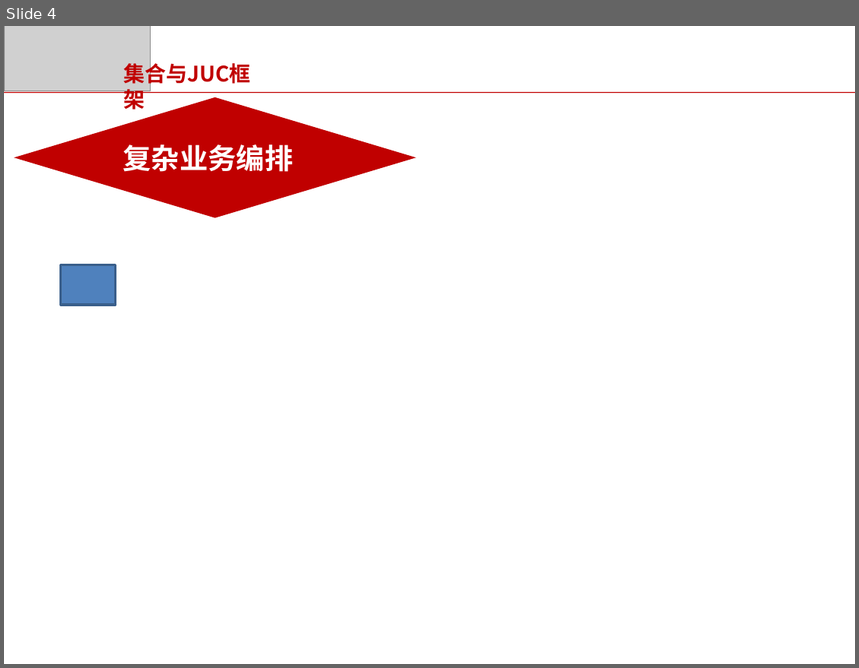
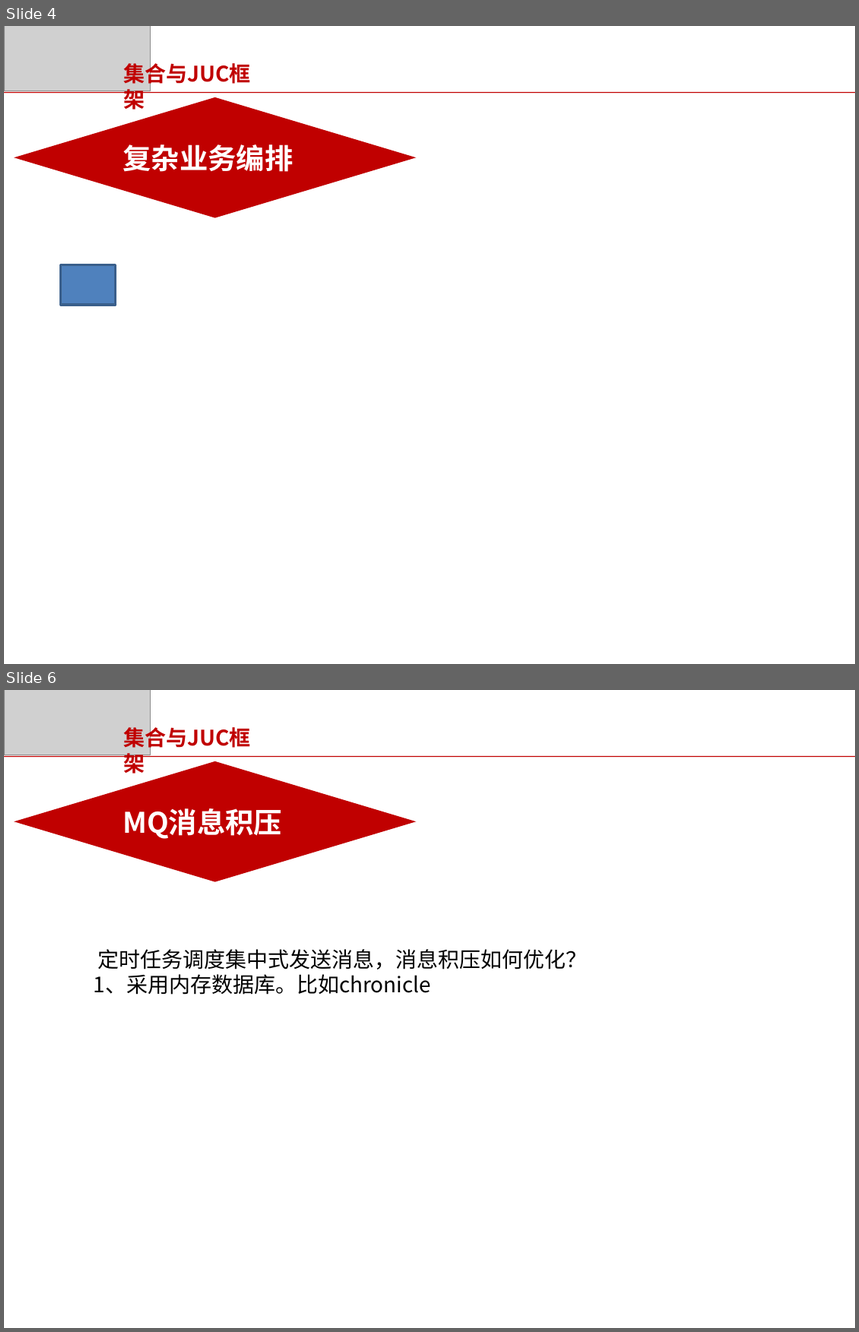
Before and after one commit to wychenlong/java, a slide deck: 移动网站架构.pptx. Shown one above the other, each under a label of ours: slide 4 before the commit, slides 4 and 6 after it; the slides between them are not shown. The pictures are 859x668 and 859x1332 pixels, drawn with LibreOffice and Linux fonts; fonts in the diff are those of the drawing; grey boxes stand for pictures; background and template pictures are left out. Boxes give left, top, right and bottom in pixels: in the first picture for what was removed or moved away, otherwise in the second. Text is boxed around its words. In the diff, an @@ line names an element or a change of style, - is before the commit and + after.

Commit message:
增加高性能集合库搜集

```diff
--- a/移动网站架构.pptx
+++ b/移动网站架构.pptx
@@ slide 6 added at (4,690,855,1328), background #FFFFFF; not listed: 1 template element that a slide beside it also shows @@
@@ picture added at (4,690,151,755) @@
@@ text added at (124,724,251,752), 18 pt, text #C00000, bold @@
+集合与JUC框架
@@ diamond added at (14,761,417,882), fill #C00000, 24 pt, text #FFFFFF, bold @@
+MQ消息积压
@@ text added at (203,809,285,836), 36 pt, text #FFFFFF, bold @@
+CAS
@@ text added at (94,949,588,995), 18 pt, text #000000 @@
+定时任务调度集中式发送消息，消息积压如何优化？
+1、采用内存数据库。比如chronicle
```
Also in this commit, not shown: 1 other slide added, 1 other file.
